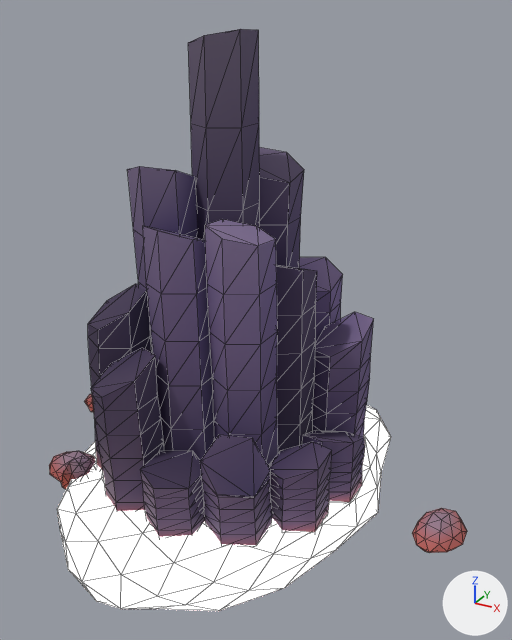
Two versions of the glTF model shardlight/game/assets/models/terrain_features/ember_pillar_organ_b.glb, one commit apart.
Rendered twice from a 50 mm lens placed at (10.5, -17.79, 15.16), pointed at (0.77, -0.09, 6.31). Arrows for +X, +Y and +Z are at lower right; the lights stay in place. The older version comes first. Mesh edges are drawn as thin lines. Vertices at exactly the same position are counted once.

In view in the first picture: 'ember_pillar_organ_b'.
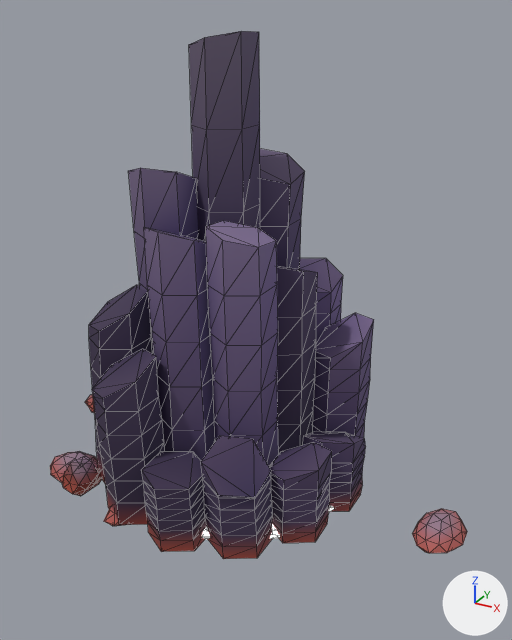
Changed parts and their boxes (x1, y1, x2, y2) in the pictures (512 x 640 px; the box of a moved part takes in the faces that stretch with it):
```json
{"object": "ember_pillar_organ_b", "change": "reshaped", "before": [49, 29, 467, 611], "after": [50, 31, 467, 559], "on screen": "9% shorter"}
{"part": 1, "of": "me_ember_pillar_organ_b", "change": "moved or reshaped", "before": [57, 406, 391, 611], "after": [202, 506, 334, 539], "on screen": "mostly hidden afterwards"}
```

The change, as JSON lines over the scene's bpy script:
```json
{"block": "me_ember_pillar_organ_b", "where": "# used by ob_ember_pillar_organ_b; location = (0.0, 0.0, 0.0)"}
{"op": "remove", "block": "me_ember_pillar_organ_b", "code": "me_ember_pillar_organ_b.from_pydata(...)  # 1212 vertices, 2320 faces; spans x -7.8..7.8, y -7.2..7.2, z 0.0..14.7"}
{"op": "add", "block": "me_ember_pillar_organ_b", "code": "me_ember_pillar_organ_b.from_pydata(...)  # 1212 vertices, 2320 faces; spans x -7.8..7.8, y -4.7..4.7, z 0.0..14.6"}
{"block": "me_ember_pillar_organ_b", "change": "me_ember_pillar_organ_b part 1: the loose piece of 162 vertices spanning x -5.6..5.1, y -7.2..7.2, z 0.0..1.1 is scaled about the mesh origin by (0.784, 0.548, 0.909)"}
```
